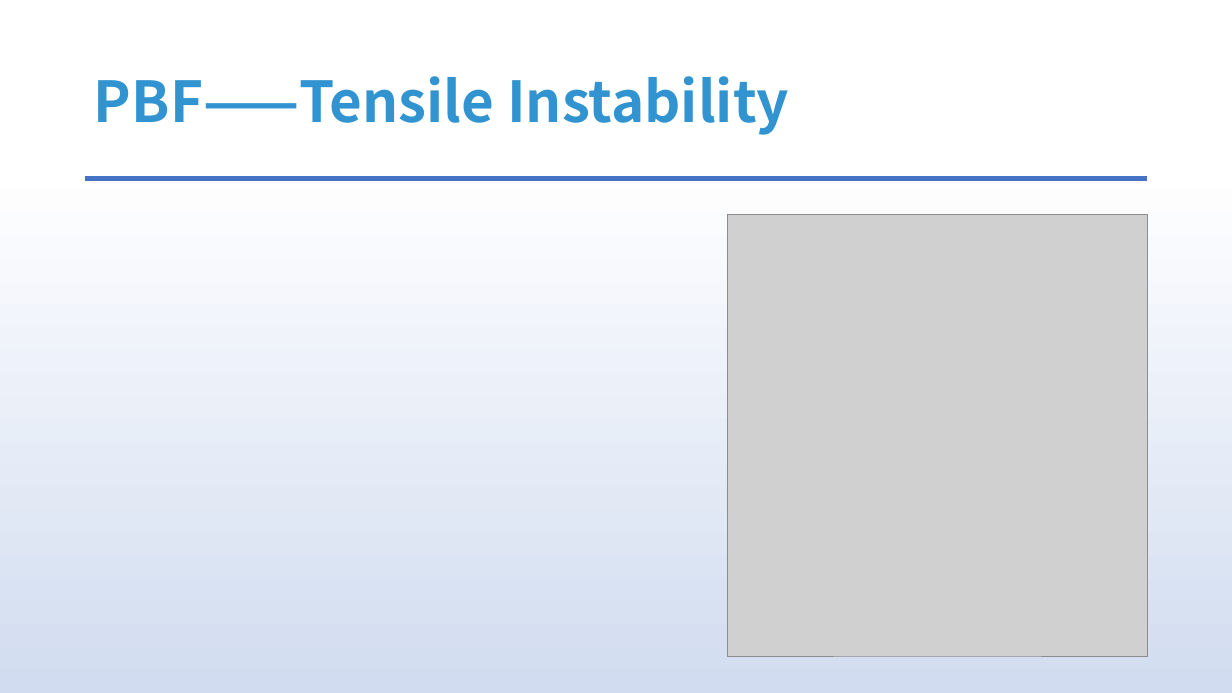
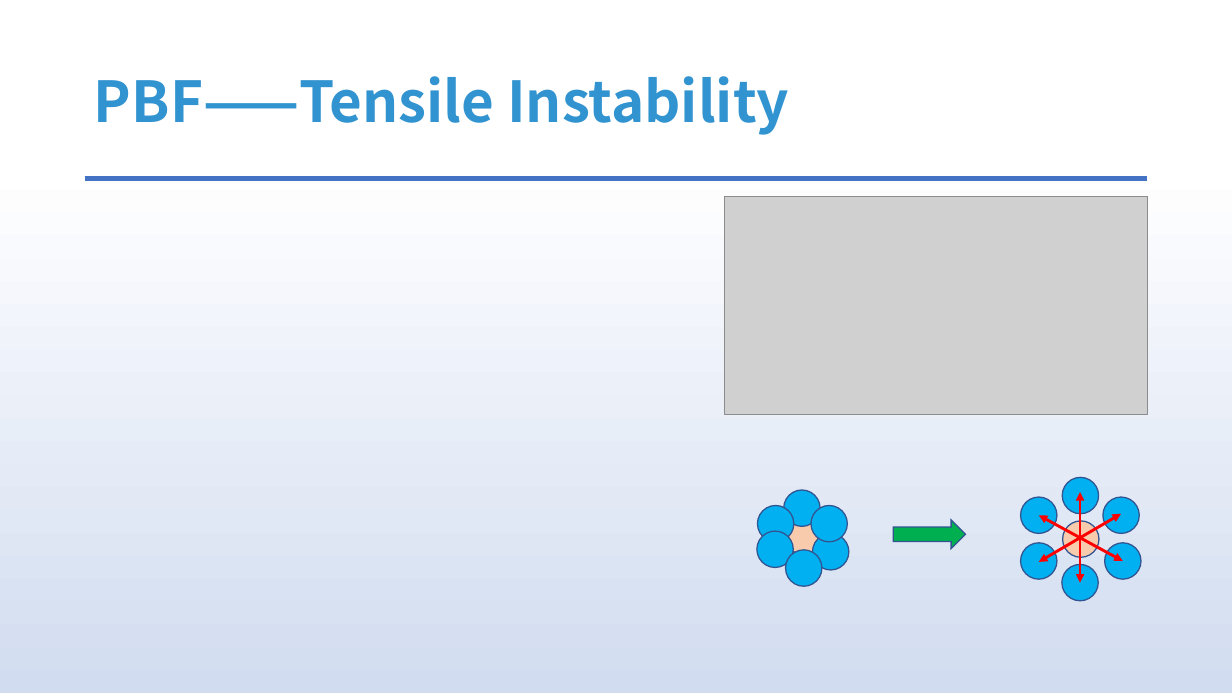
Before and after one commit to answerear/UnityFluid, a slide deck: slide 21 of doc/流体模拟入门分享-Part II.pptx (slide 18 before the commit). Drawn at 1232x693 pixels with LibreOffice and Linux fonts; fonts in the diff are those of the drawing; grey boxes stand for pictures. Boxes give left, top, right and bottom in pixels: in the first picture for what was removed or moved away, otherwise in the second. Text is boxed around its words. In the diff, an @@ line names an element or a change of style, - is before the commit and + after.

Commit message:
Modified   doc/基于物理的流体模拟-PBD部分.md Modified   doc/流体模拟入门分享-Part II.pptx

```diff
--- a/doc/流体模拟入门分享-Part II.pptx
+++ b/doc/流体模拟入门分享-Part II.pptx
@@ picture added at (726, 197, 1148, 415) @@
@@ picture removed at (728, 214, 1148, 656) @@
@@ right arrow added at (894, 520, 966, 549), fill #00B050, outline #325491 1 pt @@
@@ group added at (1021, 478, 1141, 601): 7 ellipses, 3 double arrows @@
@@ group added at (757, 490, 848, 586): 7 ellipses @@
```
Also in this commit, not shown: 4 slides added, 1 other file.
